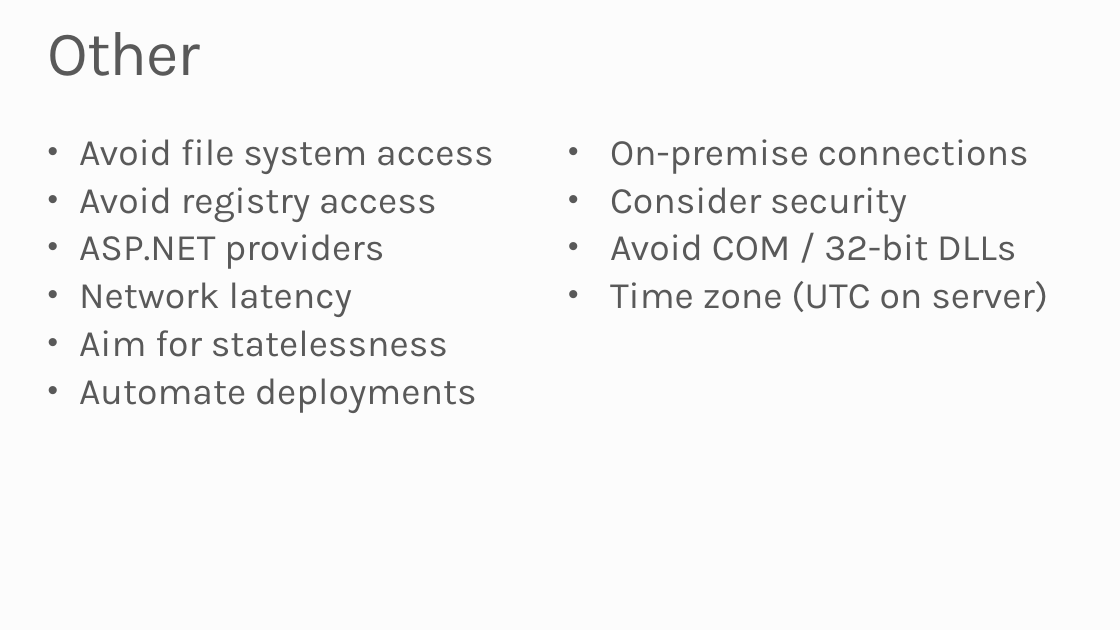
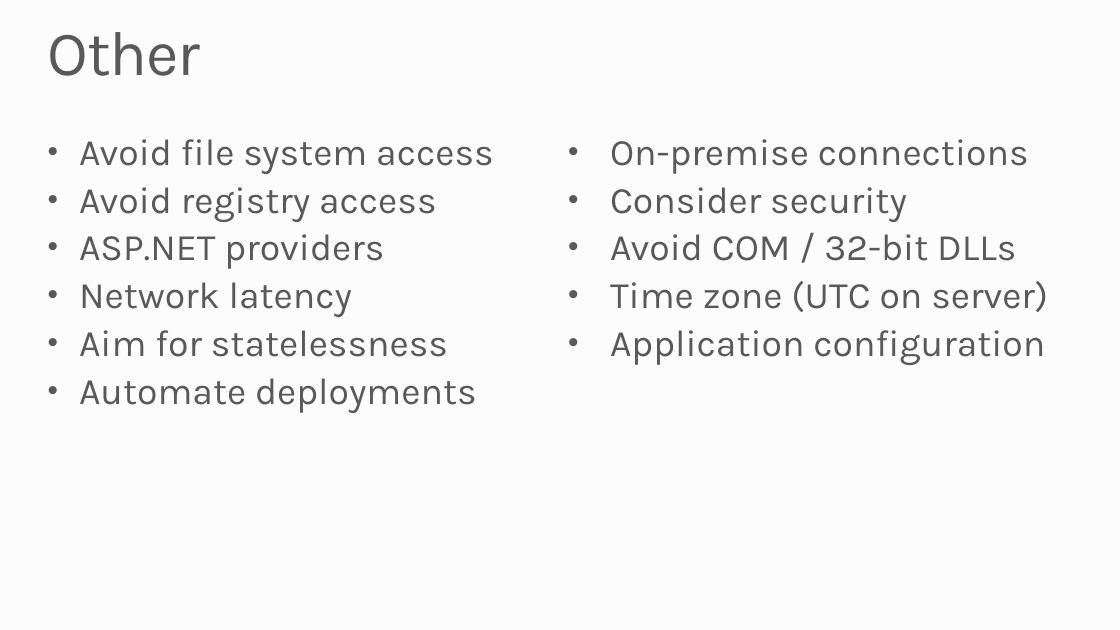
Before and after one commit to robdmoore/AzureWebAppsPresentation, a slide deck: slide 33 of Presentation.pptx. Drawn at 1120x630 pixels with LibreOffice and Linux fonts; fonts in the diff are those of the drawing; background and template pictures are left out. Boxes give left, top, right and bottom in pixels: in the first picture for what was removed or moved away, otherwise in the second. Text is boxed around its words. In the diff, an @@ line names an element or a change of style, - is before the commit and + after.

```diff
--- a/Presentation.pptx
+++ b/Presentation.pptx
@@ text at (610,330,1045,365): paragraph added @@
+• Application configuration
```
Also in this commit, not shown: 8 other slides changed, 3 slides added, 2 slides removed.
